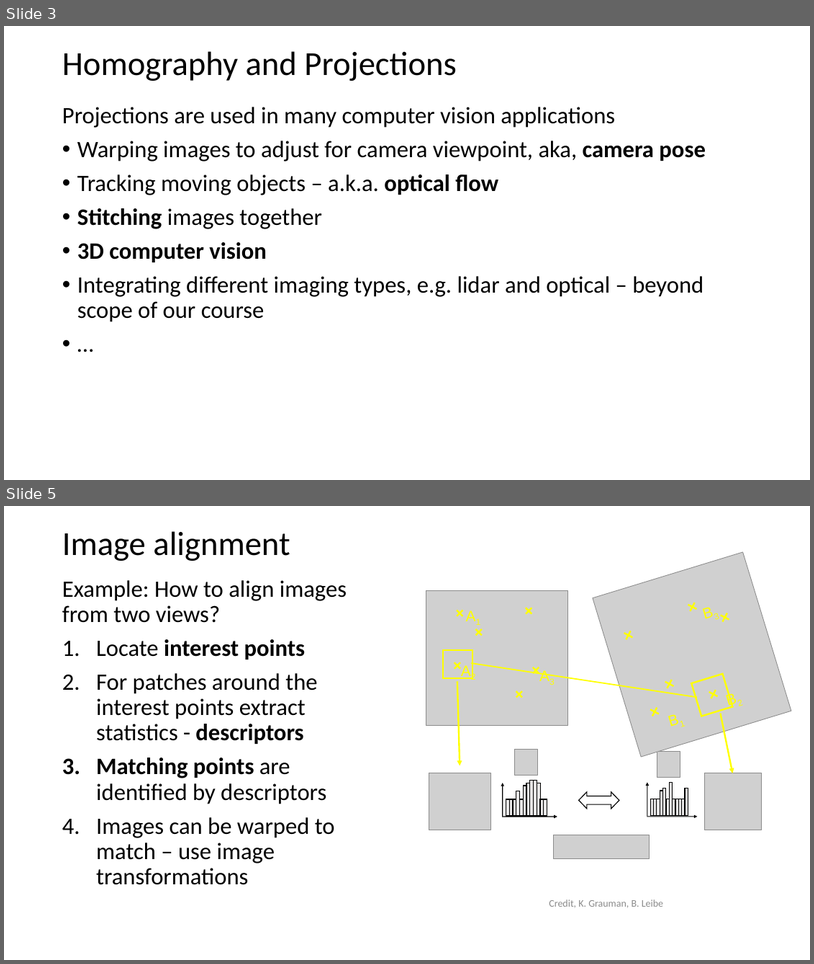
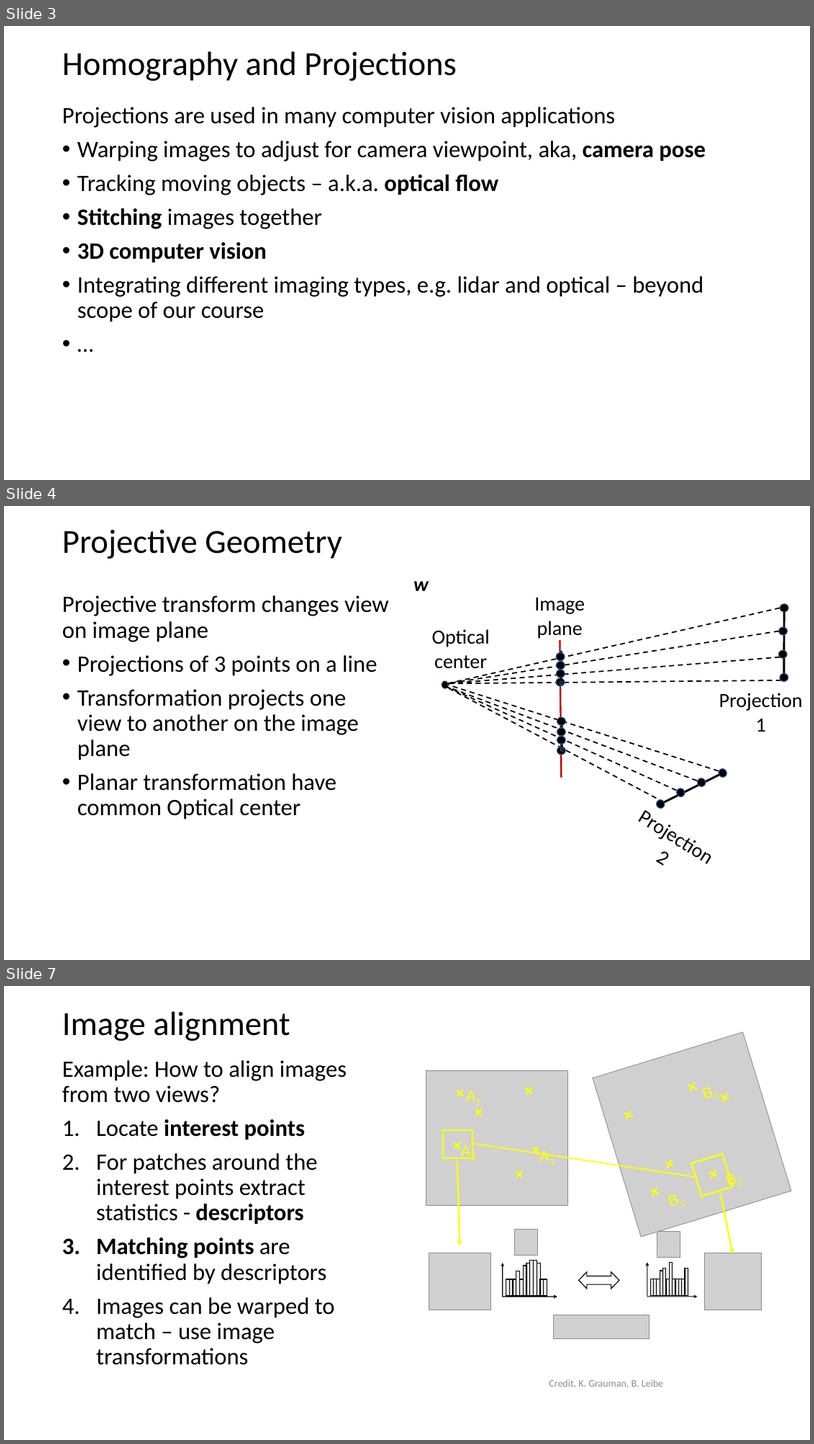
Before and after one commit to StephenElston/CSCI-E25, a slide deck: Slides/9_HomographyProjection.pptx. Shown one above the other, each under a label of ours: slides 3 and 5 before the commit, slides 3, 4 and 7 after it; the slides between them are not shown. The pictures are 814x964 and 814x1444 pixels, drawn with LibreOffice and Linux fonts; fonts in the diff are those of the drawing; grey boxes stand for pictures. Boxes give left, top, right and bottom in pixels: in the first picture for what was removed or moved away, otherwise in the second. Text is boxed around its words. In the diff, an @@ line names an element or a change of style, - is before the commit and + after.

```diff
--- a/Slides/9_HomographyProjection.pptx
+++ b/Slides/9_HomographyProjection.pptx
@@ slide 4 added at bbox=[4, 506, 810, 960], background #FFFFFF @@
@@ title added at bbox=[62, 529, 342, 559], 40 pt, text #000000 @@
+Projective Geometry
@@ text added at bbox=[414, 581, 429, 591], 24 pt, text #000000, bold, italic @@
+w
@@ text added at bbox=[62, 595, 389, 819], 28 pt, text #000000 @@
+Projective transform changes view on image plane
+• Projections of 3 points on a line
+• Transformation projects one view to another on the image plane
+• Planar transformation have common Optical center
@@ line added from (781, 608) to (448, 683), #000000 1.5 pt dashed @@
@@ text added at bbox=[535, 597, 585, 638], 24 pt, text #000000 @@
+Image plane
@@ text added at bbox=[432, 629, 490, 669], 24 pt, text #000000 @@
+Optical center
@@ line added from (779, 631) to (448, 683), #000000 1.5 pt dashed @@
@@ ellipse added at bbox=[556, 652, 565, 660], fill #000000, outline #325491 1 pt @@
@@ line added from (562, 777) to (561, 641), #C00000 2 pt @@
@@ line added from (780, 657) to (448, 683), #000000 1.5 pt dashed @@
@@ ellipse added at bbox=[556, 678, 565, 686], fill #000000, outline #325491 1 pt @@
@@ ellipse added at bbox=[557, 669, 566, 677], fill #000000, outline #325491 1 pt @@
@@ ellipse added at bbox=[557, 662, 566, 669], fill #000000, outline #325491 1 pt @@
@@ group added at bbox=[779, 604, 790, 682]: 4 ellipses, 1 line @@
@@ ellipse added at bbox=[442, 681, 448, 688], fill #000000, outline #1E3256 1 pt @@
@@ line added from (706, 784) to (442, 685), #000000 1.5 pt dashed @@
@@ line added from (685, 794) to (442, 685), #000000 1.5 pt dashed @@
@@ line added from (782, 680) to (448, 683), #000000 1.5 pt dashed @@
@@ line added from (665, 802) to (448, 687), #000000 1.5 pt dashed @@
@@ line added from (719, 771) to (448, 685), #000000 1.5 pt dashed @@
@@ group added at bbox=[560, 651, 563, 685]: 4 ellipses, 1 line @@
@@ text added at bbox=[720, 692, 803, 731], 24 pt, text #000000 @@
+Projection 1
@@ ellipse added at bbox=[558, 717, 566, 725], fill #000000, outline #325491 1 pt @@
@@ ellipse added at bbox=[558, 736, 566, 744], fill #000000, outline #325491 1 pt @@
@@ ellipse added at bbox=[558, 728, 566, 735], fill #000000, outline #325491 1 pt @@
@@ ellipse added at bbox=[558, 746, 566, 754], fill #000000, outline #325491 1 pt @@
@@ group added at bbox=[561, 717, 563, 751]: 4 ellipses, 1 line @@
@@ group added at bbox=[656, 767, 729, 810]: 4 ellipses, 1 line @@
@@ text added at bbox=[656, 851, 664, 865], 24 pt, text #000000 @@
+Projection 2
@@ what was slide 5 is now slide 7 @@
```
Also in this commit, not shown: 4 slides changed, 3 other slides added.
